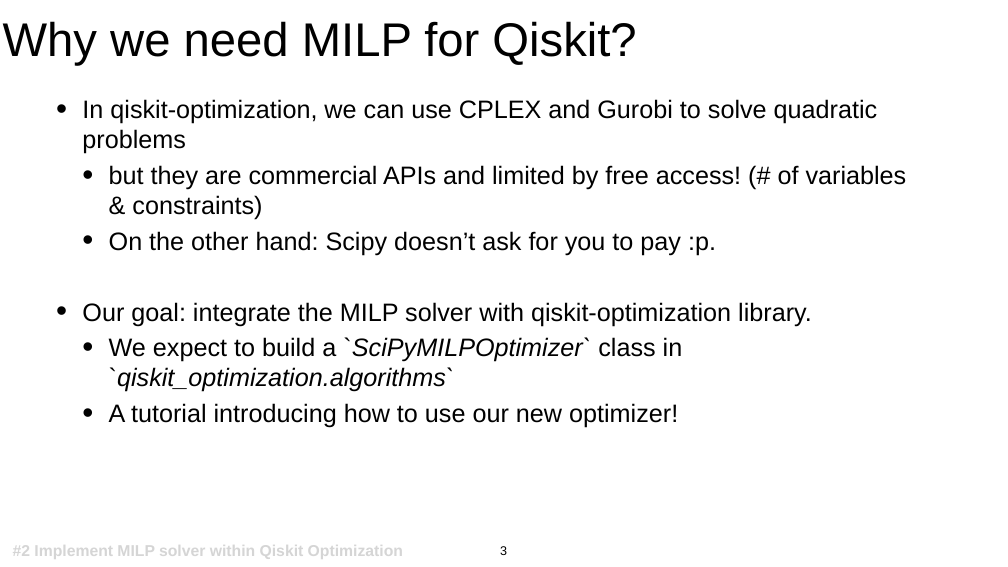
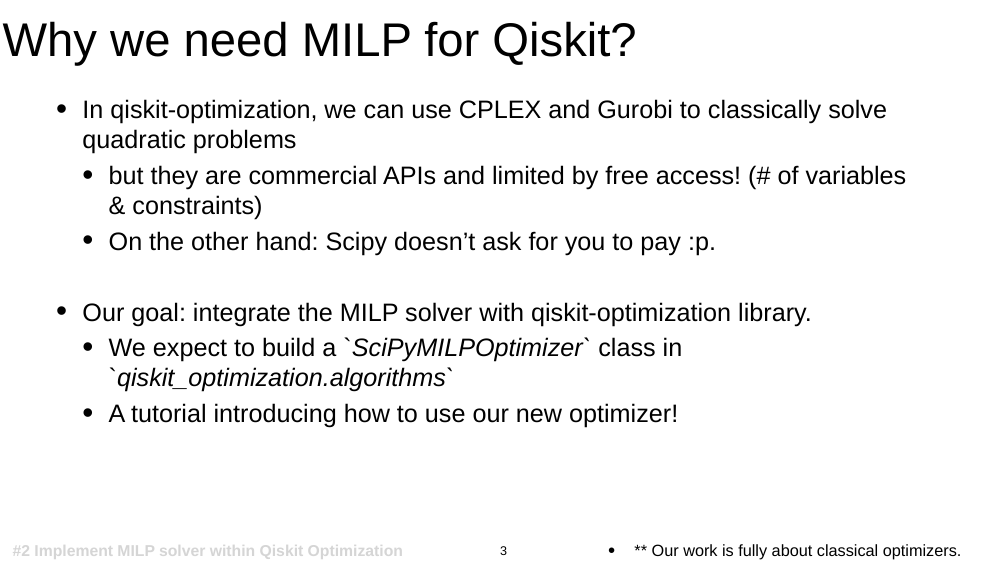
Before and after one commit to Dran-Z/QAMP2022-MILP-solver, a slide deck: slide 3 of slides/Checkpoint-1.pptx. Drawn at 1008x567 pixels with LibreOffice and Linux fonts; fonts in the diff are those of the drawing. Boxes give left, top, right and bottom in pixels: in the first picture for what was removed or moved away, otherwise in the second. Text is boxed around its words. In the diff, an @@ line names an element or a change of style, - is before the commit and + after.

```diff
--- a/slides/Checkpoint-1.pptx
+++ b/slides/Checkpoint-1.pptx
@@ text at (82,99,887,154): text changed @@
-• In qiskit-optimization, we can use CPLEX and Gurobi to solve quadratic problems
+• In qiskit-optimization, we can use CPLEX and Gurobi to classically solve quadratic problems
@@ text added at (652,544,962,560), 31 pt, text #000000 @@
+• ** Our work is fully about classical optimizers.
```
Also in this commit, not shown: 1 other slide changed, 3 other files.
